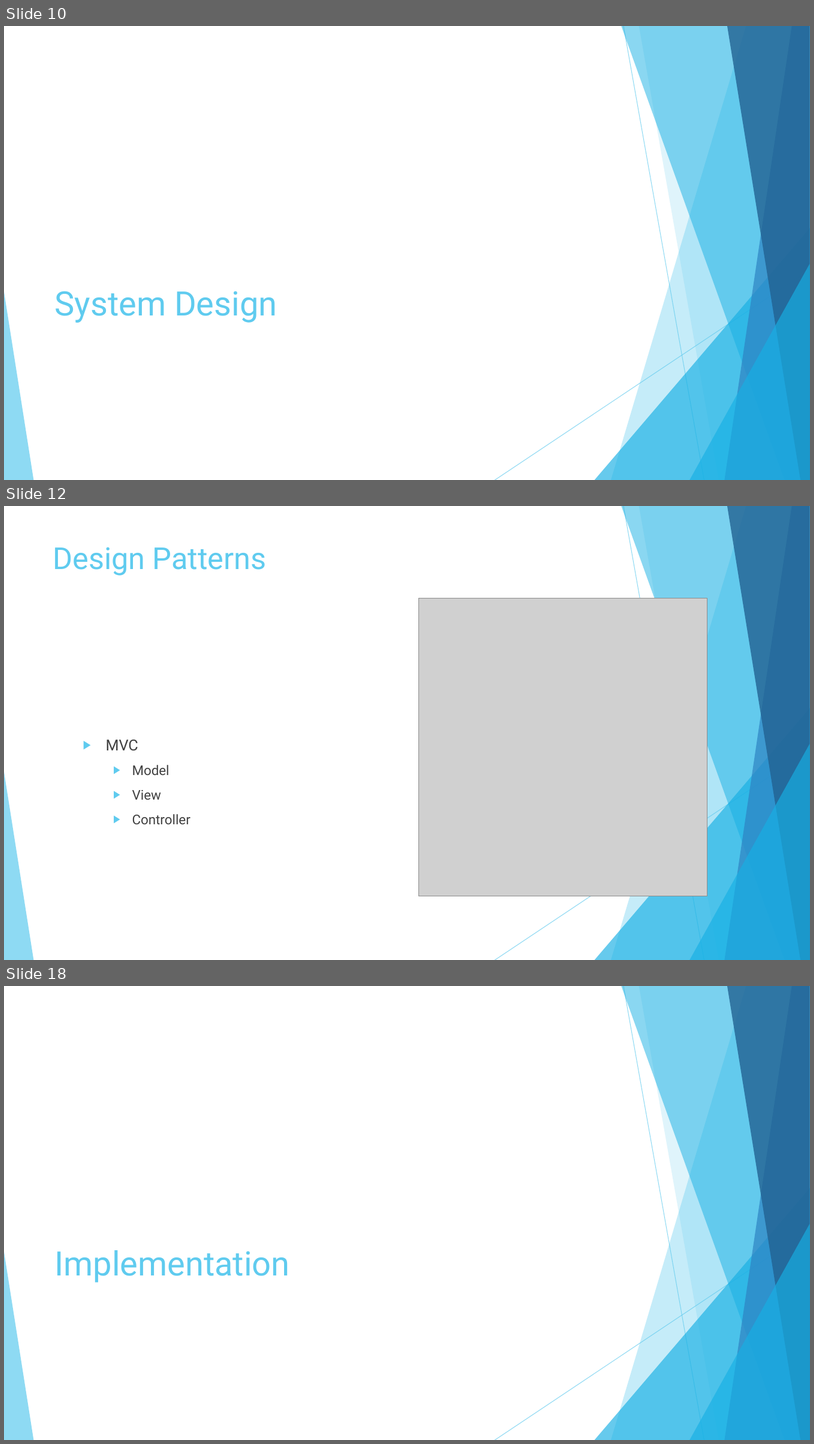
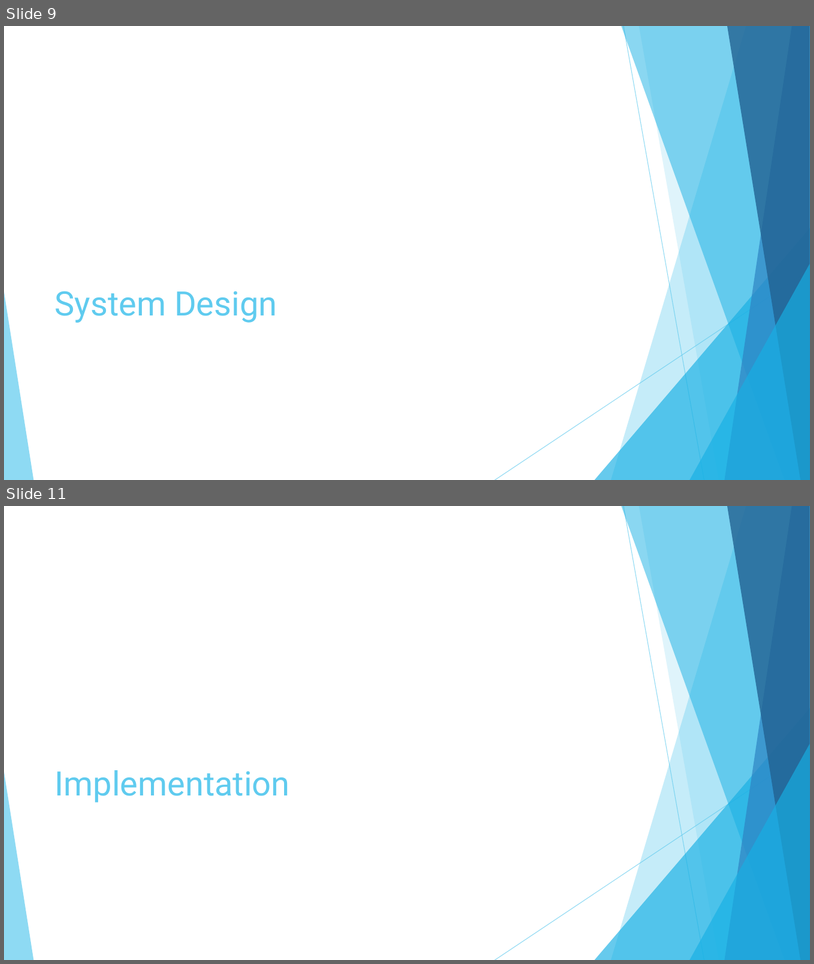
Before and after one commit to DaveWoodie/SpringWater, a slide deck: Project SpringWater 4 Weeks.pptx. Shown one above the other, each under a label of ours: slides 10, 12 and 18 before the commit, slides 9 and 11 after it; the slides between them are not shown. The pictures are 814x1444 and 814x964 pixels, drawn with LibreOffice and Linux fonts; fonts in the diff are those of the drawing; grey boxes stand for pictures. Boxes give left, top, right and bottom in pixels: in the first picture for what was removed or moved away, otherwise in the second. Text is boxed around its words. In the diff, an @@ line names an element or a change of style, - is before the commit and + after.

```diff
--- a/Project SpringWater 4 Weeks.pptx
+++ b/Project SpringWater 4 Weeks.pptx
@@ slide 12 removed at box(4, 506, 810, 960), background #FFFFFF; not listed: 10 template elements that a slide beside it also shows @@
@@ title removed at box(53, 547, 266, 576) @@
-Design Patterns
@@ picture removed at box(419, 598, 708, 895) @@
@@ text removed at box(106, 739, 191, 824) @@
-▶ MVC
-  ▶ Model
-  ▶ View
-  ▶ Controller
@@ what was slide 10 is now slide 9 @@
@@ what was slide 18 is now slide 11 @@
```
Also in this commit, not shown: 1 slide changed, 1 slide added, 7 other slides removed, 2 other files.
